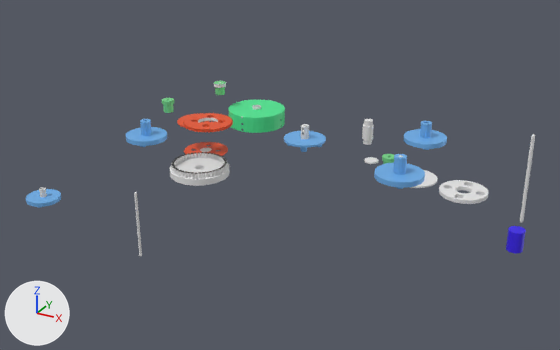
The Blender file projects/3d/blender/cycloid-hi-transmission/cycloid-t.blend as it was, and as the next commit left it.
Both versions are drawn from a camera (50 mm lens) standing at (496.0, -979.0, 423.0) and looking at (-47.0, 8.0, -71.0). Every picture has the same lights, and +X, +Y and +Z are marked at lower left. The picture after the commit comes second.

In view in the first picture: 'Cube.002', 'Cylinder.001', 'Cylinder.003', 'Cylinder.004', 'Cylinder.005', 'Pin-Housing-D80-N46', 'cycloid_disc', 'output_carrier.001', 'output_carrier.002', 'output_carrier.003', 'output_carrier.004', 'output_carrier.006' and 8 more.
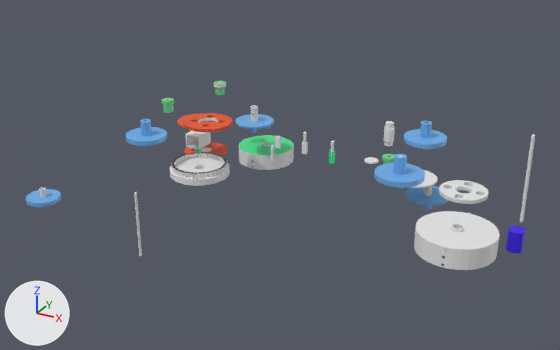
Pixel boxes [x1, y1, x2, y2] of what changed, in the pictures (560 x 350 px; the box of a moved part takes in the faces that stretch with it):
'Cube.005', added
    after: [414, 211, 500, 270]
'Cube.002', reshaped, moved
    before: [228, 100, 285, 133]
    after: [239, 135, 294, 170]
'output_carrier.006', moved
    before: [284, 124, 326, 152]
    after: [405, 186, 449, 210]
'output_carrier.007', added (blue)
    after: [235, 105, 274, 133]
'Cube.006', added
    after: [185, 131, 211, 153]
'Cylinder.005', moved
    before: [362, 124, 374, 141]
    after: [383, 127, 395, 142]
'Cylinder.001', moved
    before: [363, 119, 373, 145]
    after: [384, 121, 394, 146]
'input_shaft_d_5_25', added
    after: [329, 141, 335, 164]
'Cube.004', added
    after: [275, 136, 281, 149]
'input_shaft_d_5_25.001', added
    after: [271, 145, 274, 161]
part 1 of me_cube_003, moved or reshaped
    before: [228, 100, 285, 133]
    after: [239, 136, 293, 167]
part 2 of me_cube_003, moved or reshaped
    before: [252, 105, 261, 110]
    after: [262, 142, 270, 145]
part 3 of me_cube_003, added
    after: [239, 135, 294, 170]

The change in detail:
Material 'Material' (mat_material) is new.
Its base color is (0.0294, 0.8, 0.278) (green #30e790).
me_cube_003 is used by ob_cube_002; location (-132.0, 129.0, 3.0).
me_cube_003 had 848 vertices, 438 faces and spanned x -46.9..47.1, y -96.3..1.0, z -24.9..4.7.
me_cube_003 now has 1696 vertices, 876 faces and spans x -47.5..47.5, y -49.2..49.2, z -13.1..16.5.
me_cube_003 part 1: the loose piece of 704 vertices spanning x -46.9..47.1, y -94.7..-0.7, z -24.9..1.1 is moved by (-0.1, 47.7, 11.8).
me_cube_003 part 2: the loose piece of 128 vertices spanning x -6.9..7.1, y -54.7..-40.7, z 0.7..4.7 is moved by (-0.1, 47.7, 11.8).
me_cube_003 part 3: the loose piece of 704 vertices spanning x -46.9..47.1, y -94.7..-0.7, z -24.9..1.1 is copied, and the copy is scaled about its middle by (1.01, 1.01, 0.999), then moved by (-0.1, 47.7, 11.8); it spans x -47.5..47.5, y -47.5..47.5, z -13.1..12.9.
Other edits to the shape of me_cube_003 do not show in these pictures.
Mesh me_cube_014 is new.
It is a box spanning x -3.8..3.8, y -2.2..2.2, z -9.4..9.4.
Mesh me_input_shaft_d_5_25_002 is new.
It has 378 vertices, 742 faces and spans x -3.8..3.8, y -2.4..2.3, z -22.5..12.5.
Mesh me_input_shaft_d_5_25_001 is new.
It has 370 vertices, 736 faces and spans x -2.5..2.5, y -2.4..2.1, z -12.5..12.5.
Mesh me_input_shaft_d_5_25 is new.
It has 378 vertices, 742 faces and spans x -3.9..3.9, y -2.4..2.4, z -22.6..12.5.
Faces by material slot: [736, 6].
It uses material mat_material (green #30e790).
Mesh me_cube_010 is new.
It has 337 vertices, 660 faces and spans x -13.0..13.0, y -17.5..17.5, z -11.2..33.2.
Faces by material slot: [6, 654].
It uses material mat_material (green #30e790).
Mesh me_cube_008 is new.
It has 848 vertices, 438 faces and spans x -47.0..47.0, y -48.7..48.7, z -13.1..16.5.
Faces by material slot: [12, 358, 68].
It uses material mat_material_004 (white #e7e7e7).
Mesh me_output_carrier_stl_004 is new.
It has 3168 vertices, 3591 faces and spans x -31.7..31.7, y -31.7..31.7, z -9.0..27.0.
Faces by material slot: [3333, 258].
It uses material mat_output_carrier_mat (blue #76b8f3).
Object 'output_carrier.006' (ob_output_carrier_006) moves from (0.0, 0.0, 0.0) to (192.0, 15.0, -56.0).
Object 'Cube.002' (ob_cube_002) moves from (-132.0, 129.0, 3.0) to (-127.0, 104.0, -81.0).
Object 'Cylinder.001' (ob_cylinder_001) moves from (114.0, -31.0, 44.0) to (130.0, 9.0, 30.0).
Object 'Cylinder.005' (ob_cylinder_005) moves from (114.0, -31.0, 44.0) to (130.0, 9.0, 30.0).
Object 'Cube.004' (ob_cube_004) is new; it shows me_cube_014.
Its location is (-46.0, -1.0, -12.0).
Object 'input_shaft_d_5_25.002' (ob_input_shaft_d_5_25_002) is new; it shows me_input_shaft_d_5_25_002.
Its location is (0.0, 0.0, 0.0).
Object 'input_shaft_d_5_25.001' (ob_input_shaft_d_5_25_001) is new; it shows me_input_shaft_d_5_25_001.
Its location is (-46.0, -18.0, -24.0).
Object 'input_shaft_d_5_25' (ob_input_shaft_d_5_25) is new; it shows me_input_shaft_d_5_25.
Its location is (46.0, 0.0, -6.0).
Object 'Cube.006' (ob_cube_006) is new; it shows me_cube_010.
Its location is (-209.0, 19.0, -64.0).
Object 'Cube.005' (ob_cube_005) is new; it shows me_cube_008.
Its location is (291.0, -183.0, -8.0).
Its scale is (1.01, 1.01, 0.999).
Object 'output_carrier.007' (ob_output_carrier_007) is new; it shows me_output_carrier_stl_004.
Its location is (-126.0, 65.0, -14.0).
Its rotation in degrees is (0, 0, 24).
